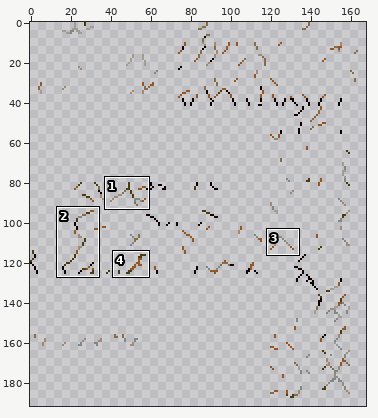
File history of a sprite sheet, textures/geyser/entity/iron_golem/iron_golem_crackiness_low.png. The picture above shows the old version from afar; the outline marks the close-up.
Close-up. The starting point:
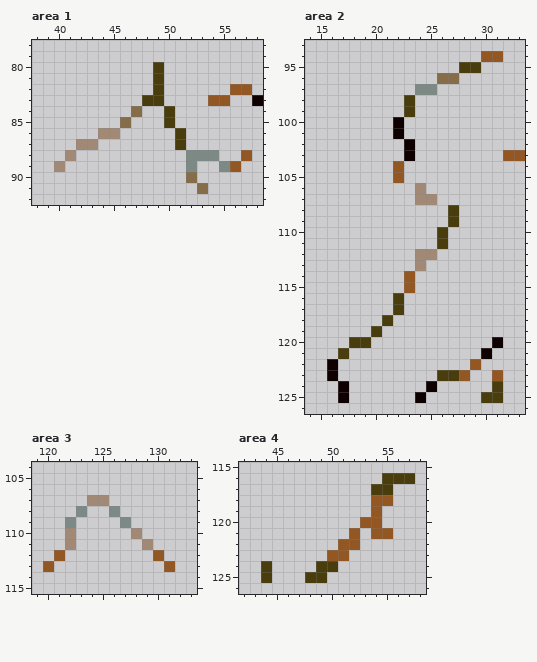
The file is 256x256 pixels. Shown: area 1: x 38..58, y 78..92; area 2: x 14..33, y 93..126; area 3: x 119..133, y 104..115; area 4: x 42..58, y 115..126. The wide view leaves out empty margins. The commit also changed other parts of the picture, which this record leaves out.
After the commit:
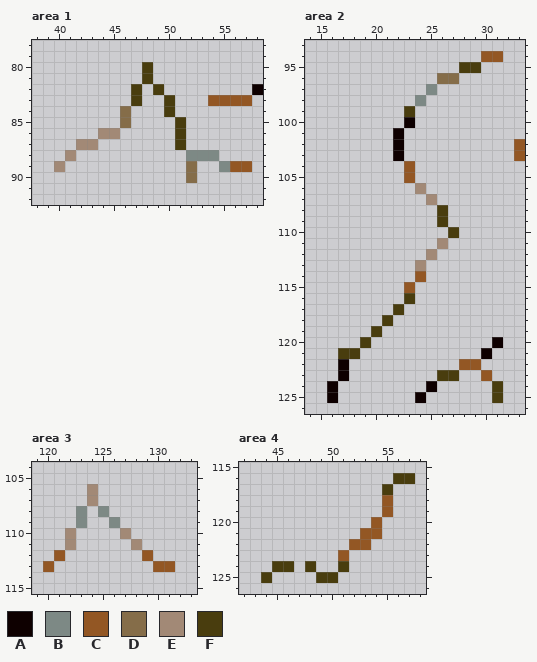
Palette (. is transparent): A #0e0000  B #7d8985  C #935724  D #856d49  E #a28976  F #493d0e
Edits made:
Area 1:
y 80..81: x 48..49 .F -> F.
y 82: x 47 . -> F; x 56..58 CC. -> ..A
y 83: x 47..50 .FF. -> F..F; x 56..58 ..A -> CC.
y 84: x 46..47 .D -> D.
y 85: x 50..51 F. -> .F
y 88: x 57 C -> .
y 89: x 52 B -> D; x 57 . -> C
y 91: x 53 D -> .
Area 2:
y 97: x 24 B -> .
y 98: x 23..24 F. -> .B
y 100: x 22..23 A. -> .A
y 102: x 22..23 .A -> A.; x 33 . -> C
y 103: x 22..23 .A -> A.; x 32 C -> .
y 104..105: x 22..23 C. -> .C
y 107: x 24 E -> .
y 108..109: x 26..27 .F -> F.
y 110: x 26..27 F. -> .F
y 111: x 26 F -> E
y 112: x 24 E -> .
y 114: x 23..24 C. -> .C
y 116: x 22..23 F. -> .F
y 120: x 18 F -> .
y 121: x 18 . -> F
y 122: x 16..17 A. -> .A; x 28 . -> C
y 123: x 16..17 A. -> .A; x 28 C -> .; x 30..31 .C -> C.
y 124: x 16..17 .A -> A.
y 125: x 16..17 .A -> A.; x 30 F -> .
Area 3:
y 106: x 124 . -> E
y 107: x 125 E -> .
y 108: x 125..126 .B -> B.
y 109: x 122..123 B. -> .B; x 126..127 .B -> B.
y 110: x 127..128 .E -> E.
y 111: x 128..129 .E -> E.
y 112: x 129..130 .C -> C.
y 113: x 130 . -> C
Area 4:
y 116: x 55 F -> .
y 117: x 54 F -> .
y 118: x 54 C -> .
y 119: x 54..55 C. -> .C
y 120: x 53 C -> .
y 121: x 52..53 C. -> .C; x 55 C -> .
y 122: x 51 C -> .; x 53 . -> C
y 123: x 50 C -> .
y 124: x 44..46 F.. -> .FF; x 48..51 .FF. -> F..F
y 125: x 48 F -> .; x 50 . -> F
Where, in picture pixels (left, top, right, bottom), the same in both close-ups:
changed: (120, 62, 263, 194)
changed: (393, 84, 459, 304)
changed: (503, 139, 525, 161)
changed: (327, 337, 360, 403)
changed: (459, 359, 503, 403)
changed: (65, 484, 164, 572)
changed: (261, 473, 393, 583)
